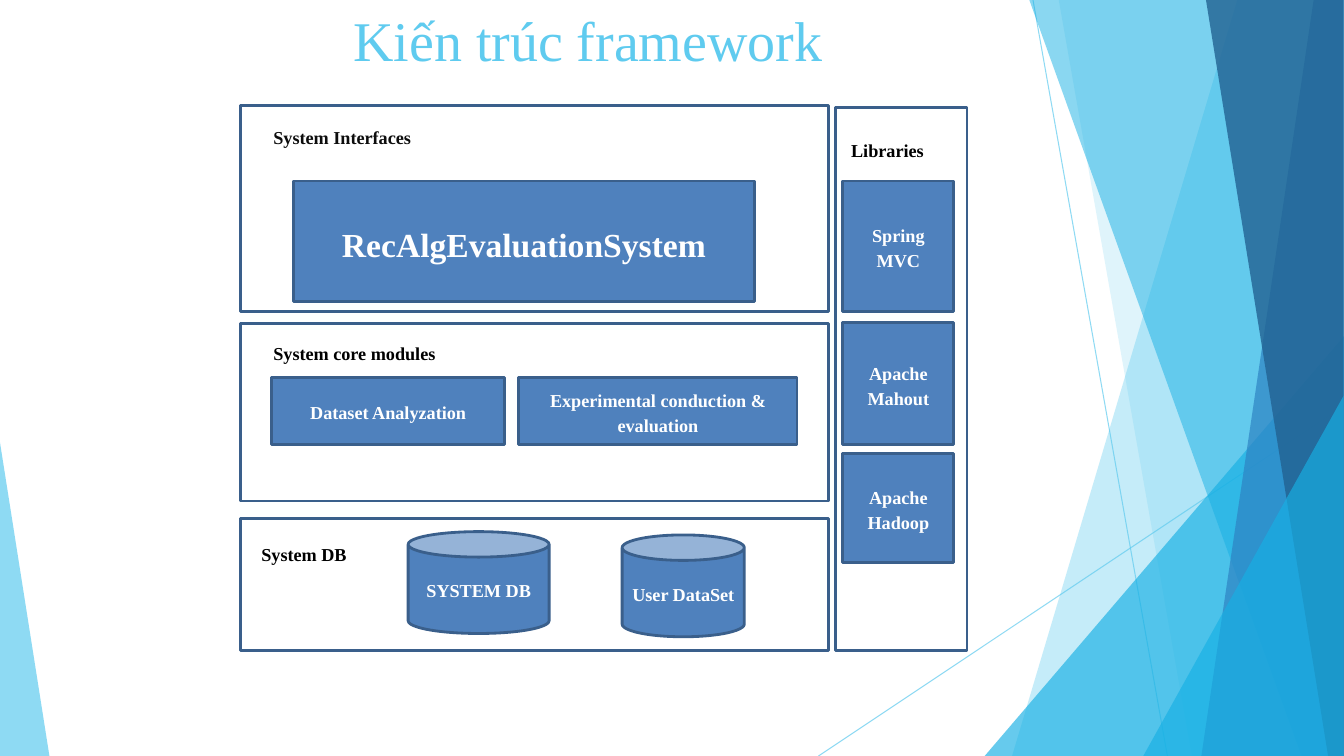
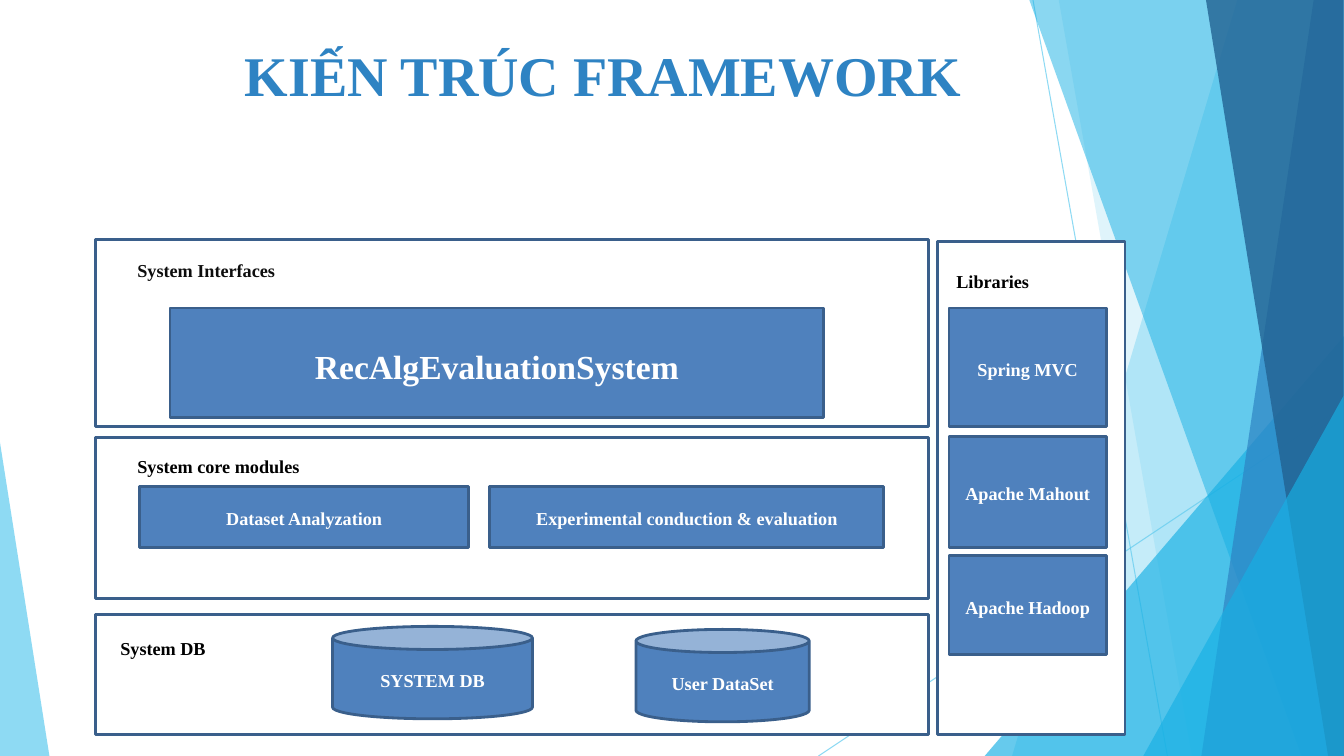
Before and after one commit to tuyennta/JobRecSys, a slide deck: slide 8 of Documents/Báo cáo/Bao cao KLTN_2.pptx (slide 3 before the commit). Drawn at 1344x756 pixels with LibreOffice and Linux fonts; fonts in the diff are those of the drawing. Boxes give left, top, right and bottom in pixels: in the first picture for what was removed or moved away, otherwise in the second. Text is boxed around its words. In the diff, an @@ line names an element or a change of style, - is before the commit and + after.

```diff
--- a/Documents/Báo cáo/Bao cao KLTN_2.pptx
+++ b/Documents/Báo cáo/Bao cao KLTN_2.pptx
@@ text at [245, 53, 961, 97]: text changed; text colour #5FCBEF to #2E83C3; bold on @@
-Kiến trúc framework
+KIẾN TRÚC FRAMEWORK
@@ rectangle removed at [241, 106, 829, 312] @@
@@ rectangle: place and size @@
-rectangle at [241, 324, 829, 501]
+rectangle at [96, 239, 930, 426]
@@ text "System Interfaces": place and size @@
-text "System Interfaces" at [273, 131, 411, 148]
+text "System Interfaces" at [137, 264, 275, 281]
@@ rectangle: place and size @@
-rectangle at [836, 108, 968, 651]
+rectangle at [938, 241, 1125, 734]
@@ text "Libraries": place and size @@
-text "Libraries" at [851, 144, 924, 157]
+text "Libraries" at [956, 275, 1029, 288]
@@ rectangle "RecAlgEvaluationSystem": place and size @@
-rectangle "RecAlgEvaluationSystem" at [293, 181, 754, 301]
+rectangle "RecAlgEvaluationSystem" at [170, 309, 824, 417]
@@ rectangle "Spring MVC": place and size @@
-rectangle "Spring MVC" at [843, 181, 954, 312]
+rectangle "Spring MVC" at [949, 309, 1106, 427]
@@ rectangle: place and size @@
-rectangle at [241, 518, 829, 650]
+rectangle at [96, 438, 930, 599]
@@ text "System core modules": place and size @@
-text "System core modules" at [273, 347, 436, 364]
+text "System core modules" at [137, 460, 300, 477]
@@ rectangle "Apache Mahout": place and size @@
-rectangle "Apache Mahout" at [843, 323, 954, 445]
+rectangle "Apache Mahout" at [949, 437, 1106, 547]
@@ rectangle "Dataset Analyzation": place and size @@
-rectangle "Dataset Analyzation" at [272, 377, 505, 445]
+rectangle "Dataset Analyzation" at [139, 486, 469, 547]
@@ rectangle "Experimental conduction & evaluation": place and size @@
-rectangle "Experimental conduction & evaluation" at [519, 377, 798, 445]
+rectangle "Experimental conduction & evaluation" at [490, 486, 884, 547]
@@ rectangle "Apache Hadoop": place and size @@
-rectangle "Apache Hadoop" at [843, 454, 954, 563]
+rectangle "Apache Hadoop" at [949, 556, 1106, 654]
@@ rectangle added at [96, 614, 930, 734], fill #FFFFFF, outline #3A5F8C 2 pt @@
@@ text "System DB": place and size @@
-text "System DB" at [261, 549, 346, 565]
+text "System DB" at [120, 643, 205, 659]
@@ cylinder "SYSTEM DB": place and size @@
-cylinder "SYSTEM DB" at [408, 531, 549, 633]
+cylinder "SYSTEM DB" at [333, 626, 532, 719]
@@ cylinder "User DataSet": place and size @@
-cylinder "User DataSet" at [622, 535, 744, 637]
+cylinder "User DataSet" at [636, 629, 810, 722]
```
Also in this commit, not shown: 3 other slides changed, 8 slides added, 2 slides removed.
